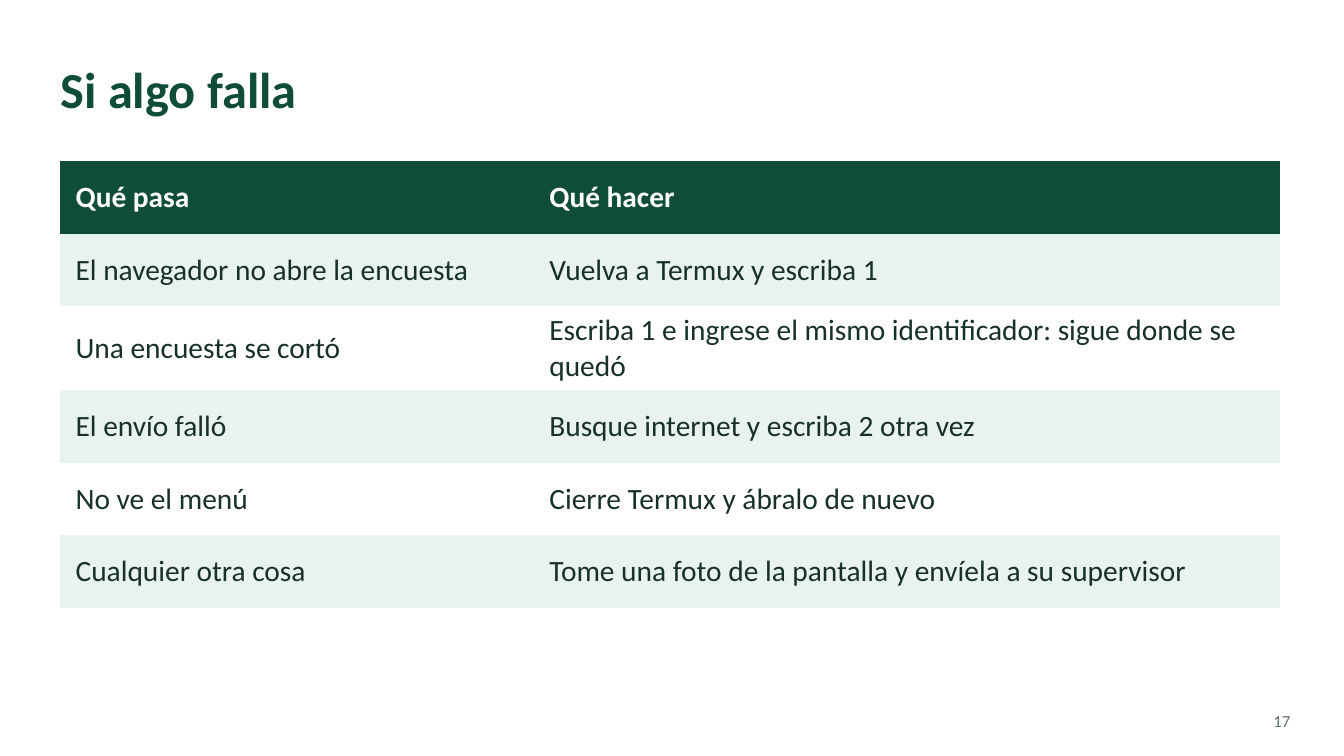
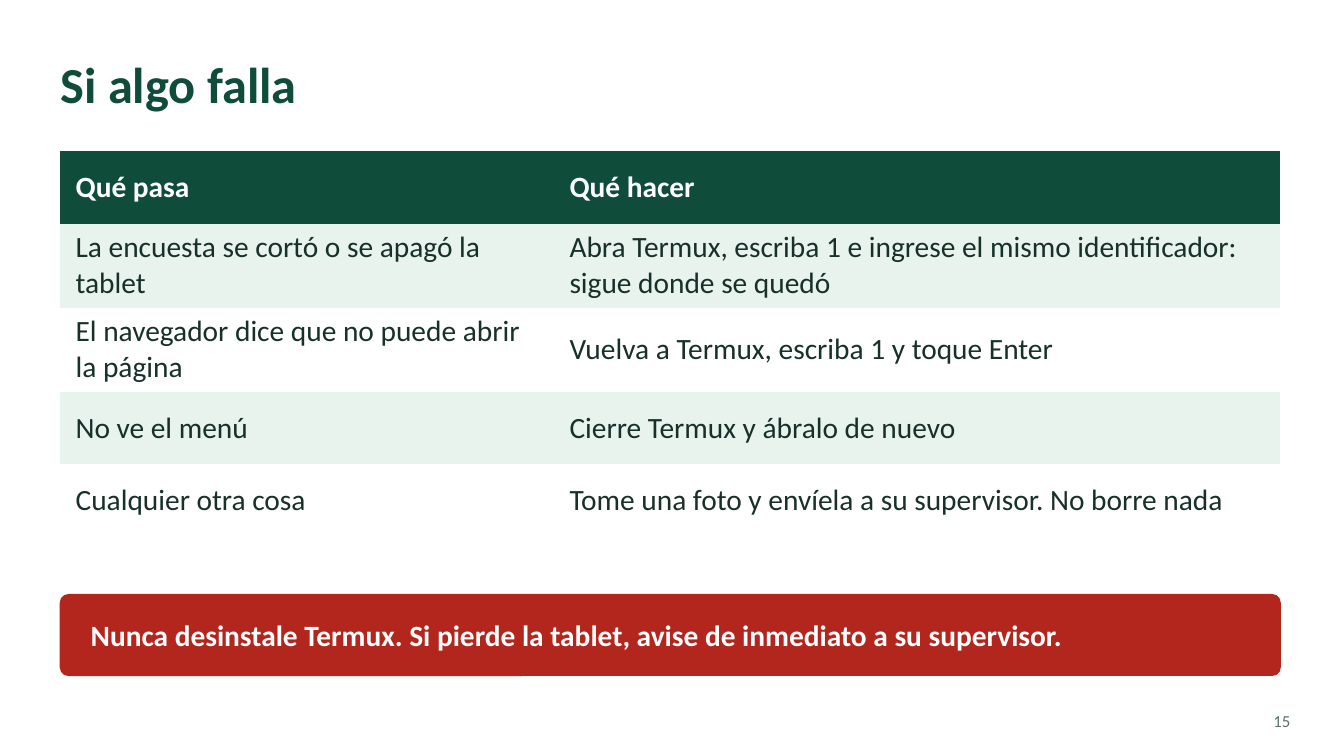
Before and after one commit to CecileRichetta/survey_offline_Colombia, a slide deck: slide 15 of offline/capacitacion/C4P_capacitacion_tablet.pptx (slide 17 before the commit). Drawn at 1344x756 pixels with LibreOffice and Linux fonts; fonts in the diff are those of the drawing. Boxes give left, top, right and bottom in pixels: in the first picture for what was removed or moved away, otherwise in the second. Text is boxed around its words. In the diff, an @@ line names an element or a change of style, - is before the commit and + after.

```diff
--- a/offline/capacitacion/C4P_capacitacion_tablet.pptx
+++ b/offline/capacitacion/C4P_capacitacion_tablet.pptx
@@ title "Si algo falla": place and size @@
-title "Si algo falla" at (60, 72, 297, 117)
+title "Si algo falla" at (60, 67, 297, 112)
@@ table at (60, 151, 1280, 519) @@
-row 2: El navegador no abre la encuesta | Vuelva a Termux y escriba 1
-row 3: Una encuesta se cortó | Escriba 1 e ingrese el mismo identificador: sigue donde se quedó
-row 4: El envío falló | Busque internet y escriba 2 otra vez
+row 2: La encuesta se cortó o se apagó la tablet | Abra Termux, escriba 1 e ingrese el mismo identificador: sigue donde se quedó
+row 3: El navegador dice que no puede abrir la página | Vuelva a Termux, escriba 1 y toque Enter
-row 5, column 2: Tome una foto de la pantalla y envíela a su supervisor
+row 5, column 2: Tome una foto y envíela a su supervisor. No borre nada
@@ table: place and size @@
-table at (60, 161, 1280, 590)
+table at (60, 151, 1280, 519)
@@ rounded rectangle added at (60, 595, 1280, 676), fill #B3261E, outline #B3261E 1 pt @@
@@ text added at (91, 625, 1062, 651), 21 pt, text #FFFFFF, bold @@
+Nunca desinstale Termux. Si pierde la tablet, avise de inmediato a su supervisor.
@@ page number at (1273, 716, 1290, 727): text changed @@
-17
+15
```
Also in this commit, not shown: 7 other slides changed, 9 slides added, 12 slides removed, 10 other files.
